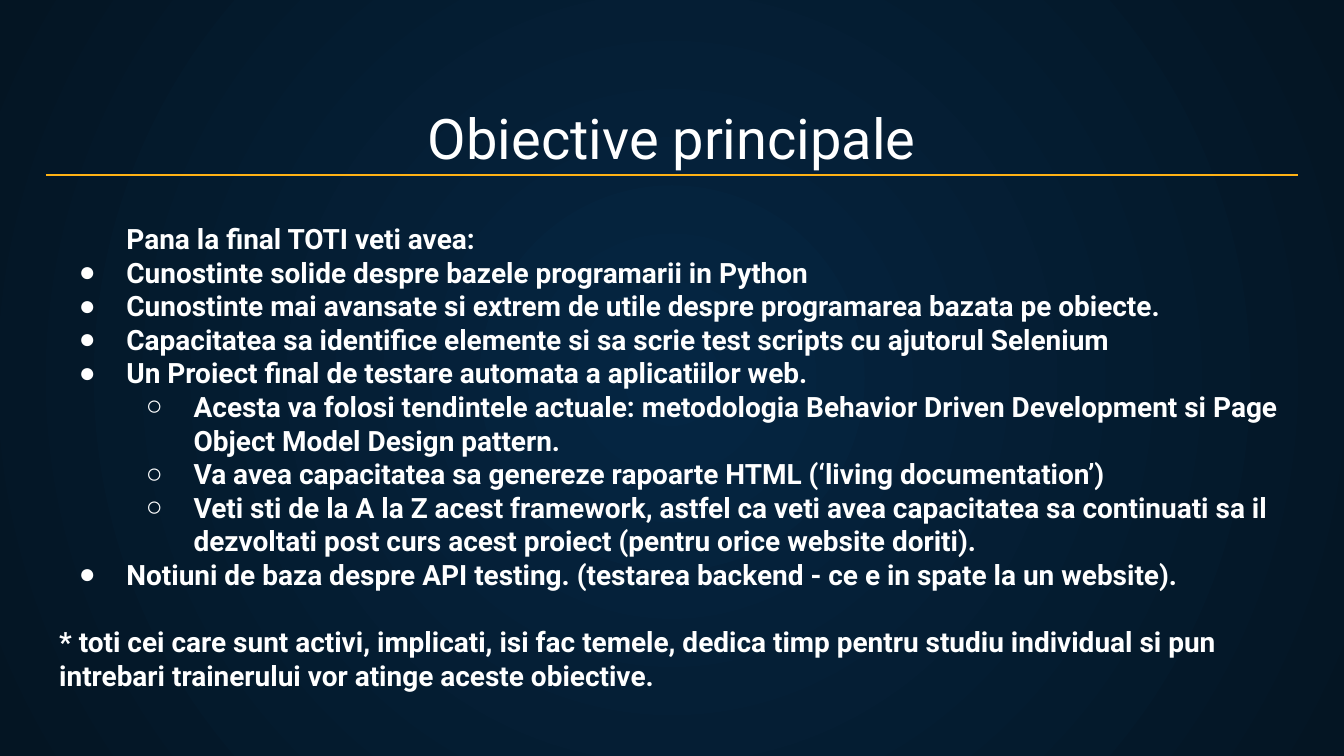
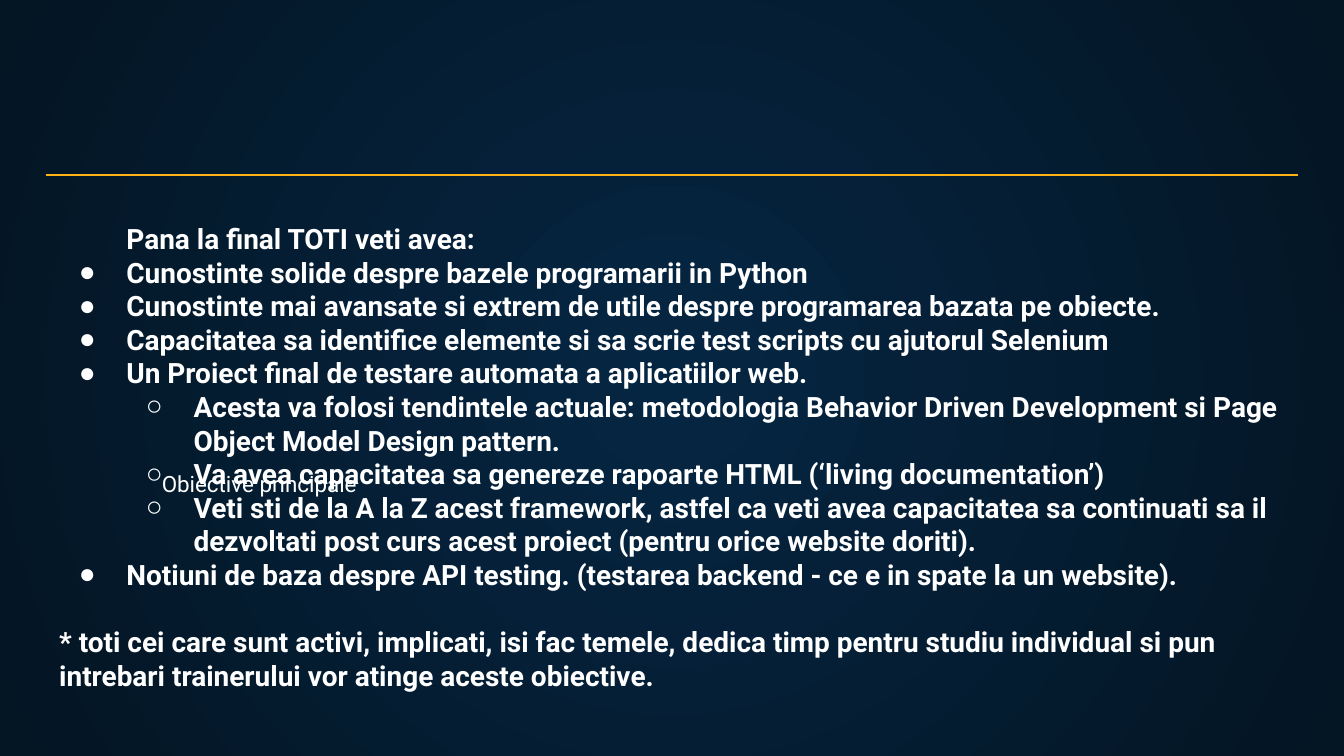
Before and after one commit to VitanCosmin01/Testare-automata, a slide deck: slide 4 of Materiale Noi - TA, in urma PY/Saptamana 3/Sesiune Teoretica 3 - TDD vs BDD + POM.pptx. Drawn at 1344x756 pixels with LibreOffice and Linux fonts; fonts in the diff are those of the drawing; background and template pictures are left out. Boxes give left, top, right and bottom in pixels: in the first picture for what was removed or moved away, otherwise in the second. Text is boxed around its words. In the diff, an @@ line names an element or a change of style, - is before the commit and + after.

```diff
--- a/Materiale Noi - TA, in urma PY/Saptamana 3/Sesiune Teoretica 3 - TDD vs BDD + POM.pptx
+++ b/Materiale Noi - TA, in urma PY/Saptamana 3/Sesiune Teoretica 3 - TDD vs BDD + POM.pptx
@@ title "Obiective principale": place and size @@
-title "Obiective principale" at <box>428,117,916,171</box>
+title "Obiective principale" at <box>162,471,357,498</box>
@@ title "Obiective principale" at <box>162,471,357,498</box>: size 30 to 12 pt @@
```
Also in this commit, not shown: 9 other slides changed, 54 other files.
